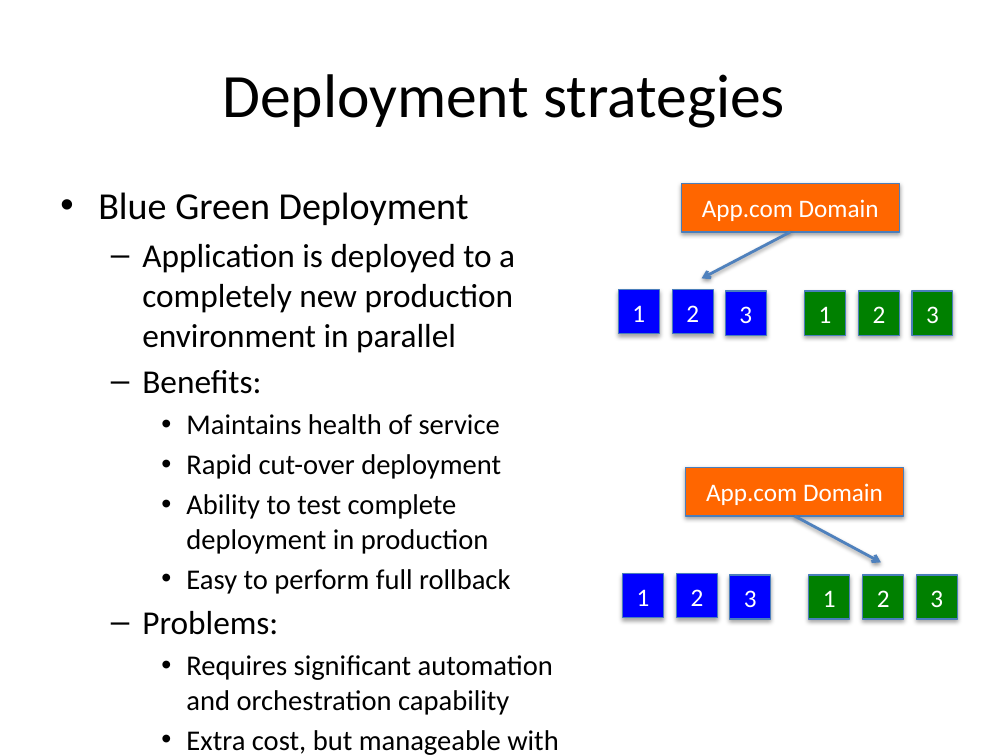
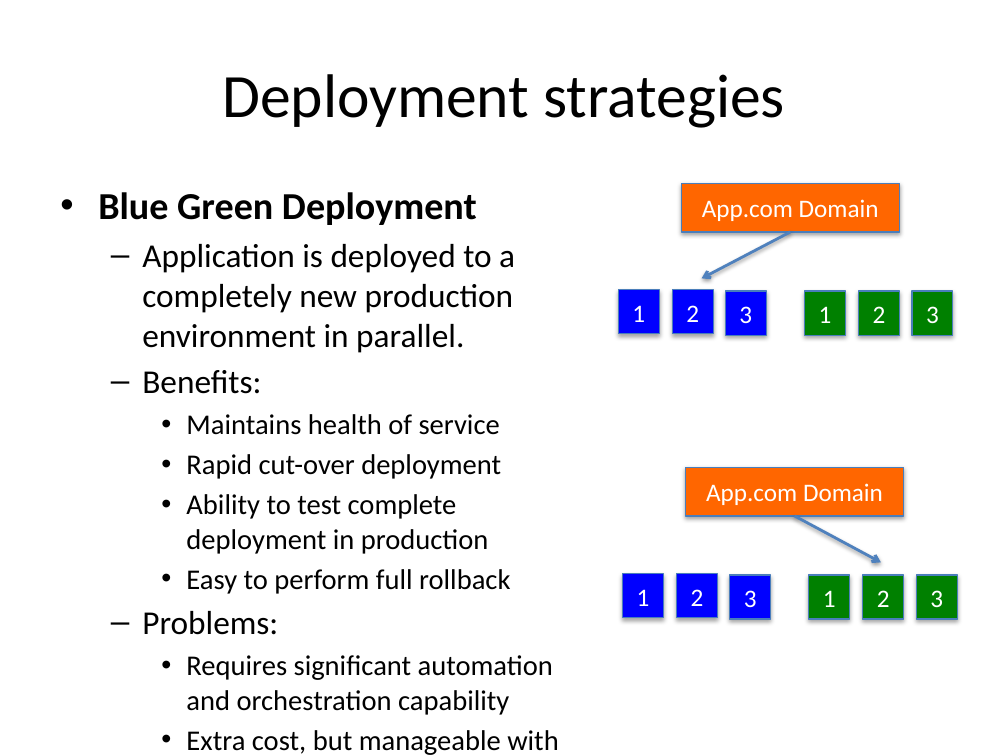
Before and after one commit to jasondbaker/infrastructure-class, a slide deck: slide 8 of lectures/infrastructure-week-10.pptx. Drawn at 1008x756 pixels with LibreOffice and Linux fonts; fonts in the diff are those of the drawing. Boxes give left, top, right and bottom in pixels: in the first picture for what was removed or moved away, otherwise in the second. Text is boxed around its words. In the diff, an @@ line names an element or a change of style, - is before the commit and + after.

```diff
--- a/lectures/infrastructure-week-10.pptx
+++ b/lectures/infrastructure-week-10.pptx
@@ text at bbox=[98, 192, 477, 225]: bold on in "Blue Green Deployment" @@
@@ text at bbox=[142, 244, 515, 353]: text changed @@
-  – Application is deployed to a completely new production environment in parallel
+  – Application is deployed to a completely new production environment in parallel.
```
Also in this commit, not shown: 12 other slides changed, 1 other file.
